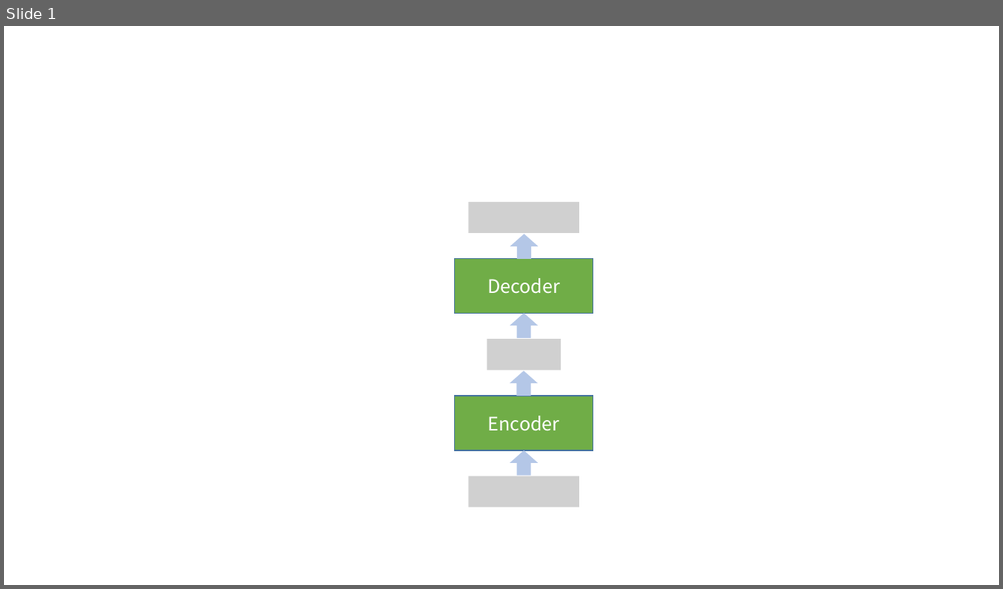
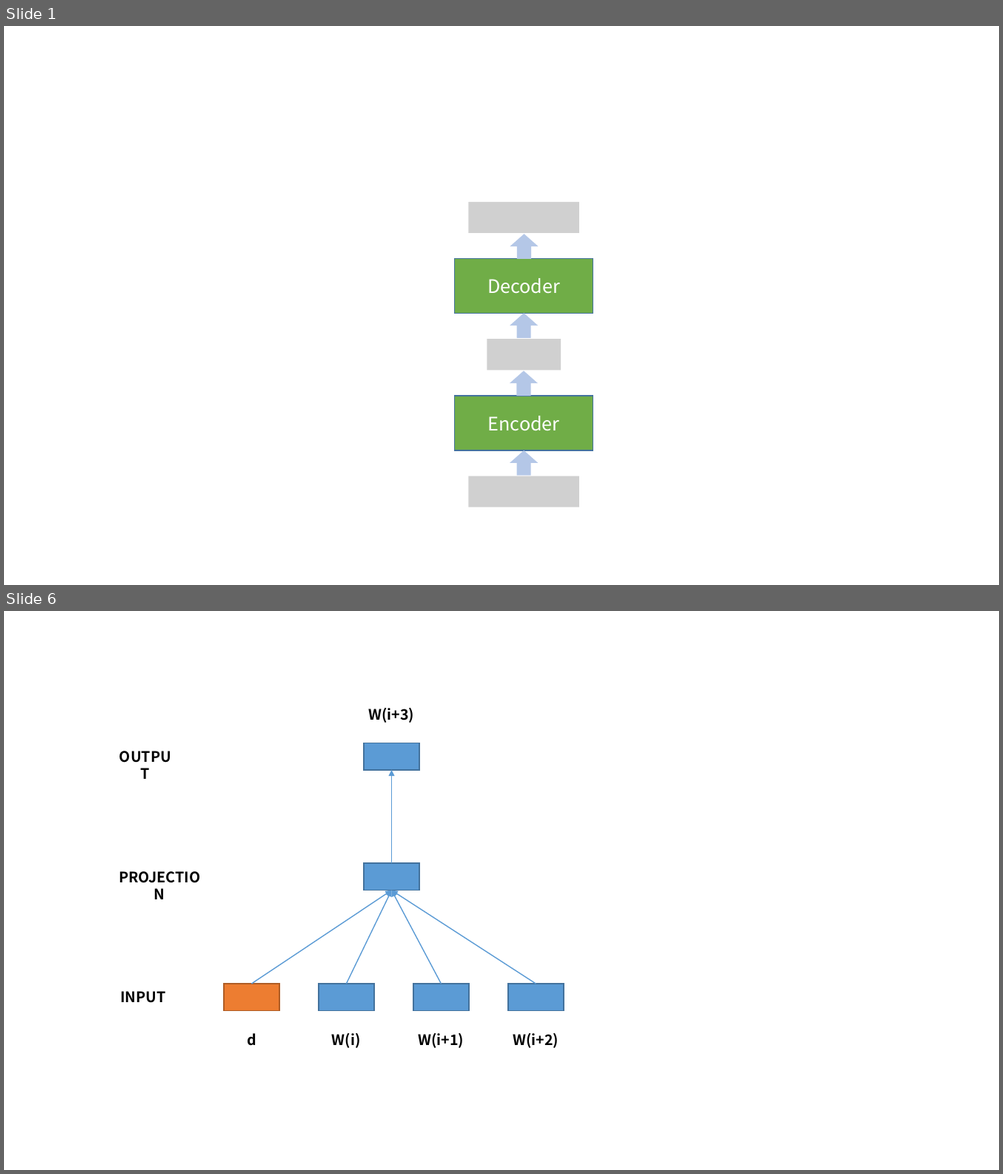
Before and after one commit to NKwhz/grad_project, a slide deck: 图们.pptx. Shown one above the other, each under a label of ours: slide 1 before the commit, slides 1 and 6 after it; the slides between them are not shown. The pictures are 1003x589 and 1003x1174 pixels, drawn with LibreOffice and Linux fonts; fonts in the diff are those of the drawing; grey boxes stand for pictures. Boxes give left, top, right and bottom in pixels: in the first picture for what was removed or moved away, otherwise in the second. Text is boxed around its words. In the diff, an @@ line names an element or a change of style, - is before the commit and + after.

```diff
--- a/图们.pptx
+++ b/图们.pptx
@@ slide 6 added at <box>4,611,999,1170</box>, background #FFFFFF @@
@@ group added at <box>108,708,563,1048</box>: 8 texts, 6 rectangles, 5 arrows @@
+d
+W(i)
+W(i+1)
+W(i+2)
+W(i+3)
+OUTPUT
+PROJECTION
+INPUT
```
Also in this commit, not shown: 11 other slides added, 40 other files.
